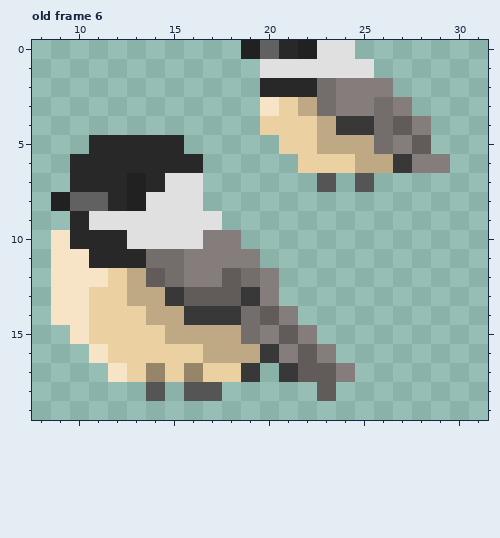
Pixel-art file: Assets/Sprites/Characters/Chickadee.aseprite. Above, as it was before the edit.
32x32 pixels, 10 frames. Shown: old frame 6: x 8..31, y 0..19. The commit also changed other frames, which this record leaves out.
The result:
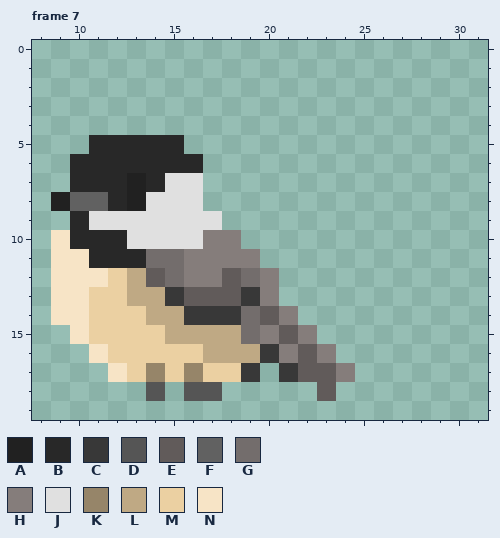
Palette (. is transparent): A #212121  B #282828  C #383838  D #555555  E #615b5a  F #616161  G #736d6c  H #857d7b  J #e0e0e0  K #968569  L #bfa984  M #ebd0a2  N #f7e4c6
What changed:
frames 10 -> 11
--- frame 7 against old frame 6, layer "Layer 1"
@@ x 17..31 @@
- 0 ..AFBAJJ.......
- 1 ...JJJJJJ......
- 2 ...BBBGHHH.....
- 3 ...NMLGHHGH....
- 4 ...MMMLCCGEH...
- 5 ....MMLLLGHE...
- 6 .....MMMLLCHH..
- 7 ......D.D......
+ 0 ...............
+ 1 ...............
+ 2 ...............
+ 3 ...............
+ 4 ...............
+ 5 ...............
+ 6 ...............
+ 7 ...............
  8 ...............
Pixel boxes of the changes (left, top, right, bottom) in both pictures:
erased: (241, 40, 450, 192)
